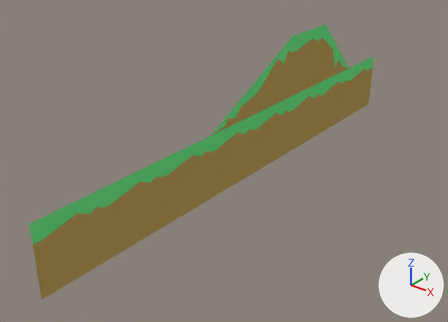
The Blender file resources/model/testPlatform3.blend: old version first, new version second.
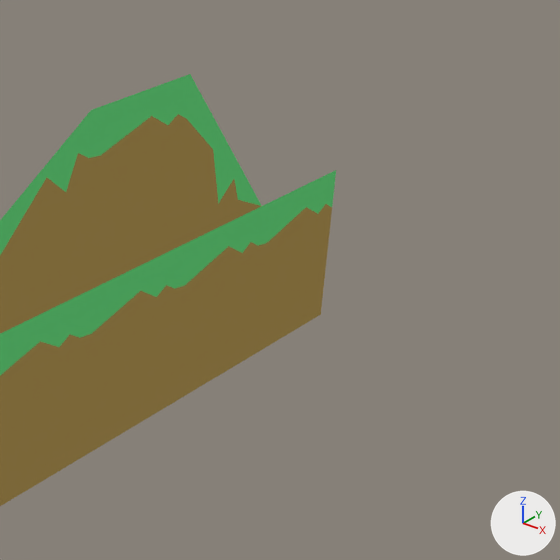
Each version appears first whole from a 50 mm lens placed at (5.13, -4.61, 3.47), pointed at (-0.55, 2.48, -0.93), and next in a close-up on the part from 59% to 100% of the width and 0% to 58% of the height. The lights are fixed; the arrows at lower right show +X, +Y and +Z.
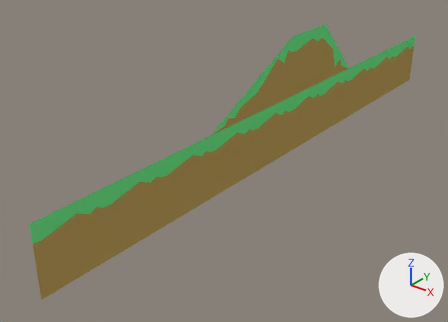
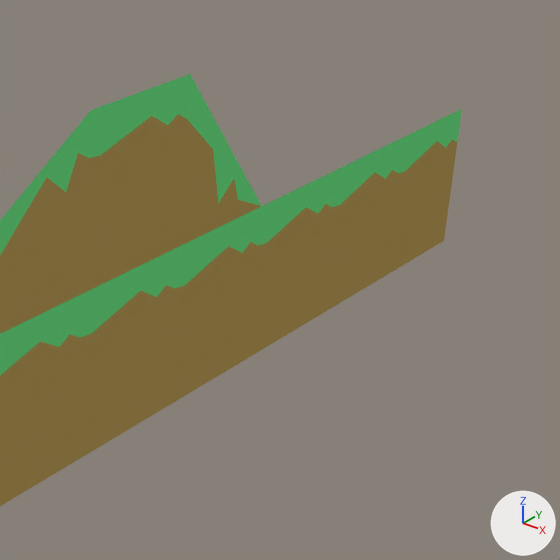
What differs and where, as boxes [x1, y1, x2, y2] in the close-ups (560 x 560 px):
```json
{"object": "cube.003", "change": "added", "after": [321, 138, 402, 314], "faces in mat_material_002 (orange #b99c59)": [321, 170, 398, 314], "faces in mat_material_001 (green #6ee786)": [332, 138, 402, 207]}
{"object": "cube.004", "change": "added", "after": [386, 109, 462, 275], "faces in mat_material_002 (orange #b99c59)": [386, 139, 457, 275], "faces in mat_material_001 (green #6ee786)": [398, 109, 462, 173]}
```

Scene script edits in JSON lines:
```json
{"op": "add", "block": "ob_cube_003", "code": ["ob_cube_003 = bpy.data.objects.new('cube.003', me_ground_004.copy())  # the mesh of ob_cube_011", "ob_cube_003.location = (0.0, 7.0, -0.5)"]}
{"op": "add", "block": "ob_cube_004", "code": ["ob_cube_004 = bpy.data.objects.new('cube.004', me_ground_004.copy())  # the mesh of ob_cube_011", "ob_cube_004.location = (0.0, 8.0, -0.5)"]}
```
